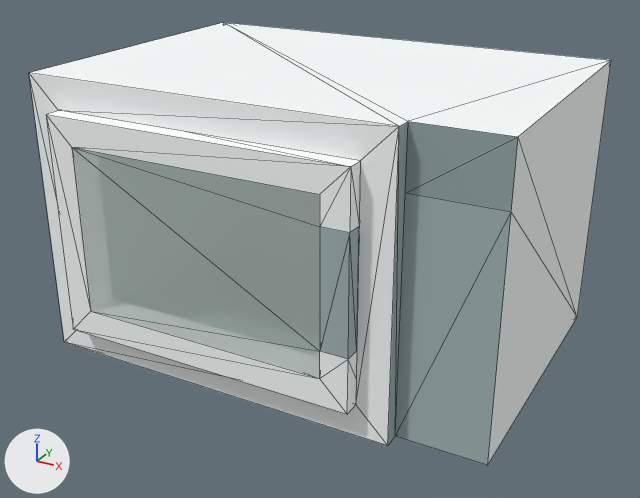
Two versions of the glTF model assets/props/furniture/kitchenMicrowave.glb, one commit apart.
Camera for both pictures: a camera (50 mm lens) standing at (0.398, -0.371, 0.294) and looking at (0.144, 0.091, 0.063). The lights are fixed; the arrows at lower left show +X, +Y and +Z. The older version comes first. Mesh edges are drawn as thin lines. Where no turn or scale is listed for an object, it has been applied to the vertices. Vertices at exactly the same position are counted once.

In view in the first picture: 'Group', 'kitchenMicrowave(Clone)'.
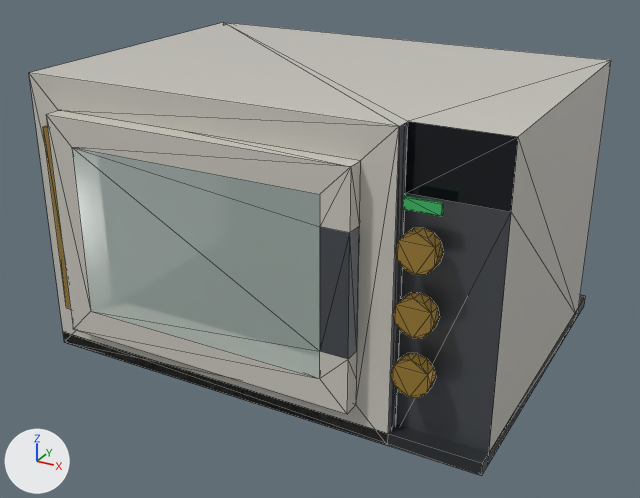
Diff of the bpy script that builds the scene:
```diff
--- a/assets/props/furniture/kitchenMicrowave.glb.py
+++ b/assets/props/furniture/kitchenMicrowave.glb.py
@@ mat_porcelain_011 @@
+mat_porcelain_011 = principled_material('porcelain.011')
+mat_porcelain_011.base_color = (0.62, 0.6, 0.54)  # light grey #cecbc2
+mat_porcelain_011.roughness = 0.18
@@ mat_gunmetal_011 @@
+mat_gunmetal_011 = principled_material('gunmetal.011')
+mat_gunmetal_011.base_color = (0.1, 0.11, 0.125)  # dark grey #595d63
+mat_gunmetal_011.metallic = 0.5
+mat_gunmetal_011.roughness = 0.45
@@ mat_screen_011 @@
+mat_screen_011 = principled_material('screen.011')
+mat_screen_011.base_color = (0.008, 0.01, 0.014)  # black #16191f
+mat_screen_011.metallic = 0.2
+mat_screen_011.roughness = 0.08
@@ me_mesh_kitchenmicrowave @@
-me_mesh_kitchenmicrowave.from_pydata(...)  # 54 vertices, 104 faces; spans x 0.0..0.29, y 0.0..0.22, z 0.0..0.18
+me_mesh_kitchenmicrowave.from_pydata(...)  # 155 vertices, 278 faces; spans x 0.0..0.29, y -0.006..0.22, z 0.0..0.18
+# me_mesh_kitchenmicrowave part 1: a new loose piece, a 12-sided cylinder along y spanning x 0.239..0.261, y -0.006..0.002, z 0.039..0.061, in mat_brass_011 (orange #c49e4b)
+# me_mesh_kitchenmicrowave part 2: a new loose piece, a 12-sided cylinder along y spanning x 0.239..0.261, y -0.006..0.002, z 0.074..0.096, in mat_brass_011 (orange #c49e4b)
+# me_mesh_kitchenmicrowave part 3: a new loose piece, a 12-sided cylinder along y spanning x 0.239..0.261, y -0.006..0.002, z 0.109..0.131, in mat_brass_011 (orange #c49e4b)
+# me_mesh_kitchenmicrowave part 4: a new loose piece, a box spanning x 0.01..0.016, y -0.004..0.0, z 0.03..0.15, in mat_brass_011 (orange #c49e4b)
+# me_mesh_kitchenmicrowave part 5: a new loose piece, a box spanning x 0.24..0.26, y -0.0012..0.001, z 0.14..0.146, in mat_glow_011 (green #3fbc69)
+# me_mesh_kitchenmicrowave part 6
+# 3 faces are deleted
+# 13 vertices are added at x 0.0..0.29, y 0.0..0.22, z 0.0..0.18
+# 9 new faces join them, mat_gunmetal_011 (dark grey #595d63)
+# 12 new faces join them, mat_gunmetaldark_011 (dark grey #383c3f)
+# me_mesh_kitchenmicrowave part 7: 56 faces spanning x 0.0..0.29, y 0.0..0.22, z 0.0..0.18 switch from mat_metalmedium (grey #a4b6b6) to mat_gunmetal_011 (dark grey #595d63)
+# me_mesh_kitchenmicrowave part 8: 21 faces spanning x 0.0..0.29, y 0.0..0.2, z 0.0..0.18 switch from mat_carpetwhite (white #fcffff) to mat_porcelain_011 (light grey #cecbc2)
+# me_mesh_kitchenmicrowave part 9: 24 faces spanning x 0.058..0.29, y 0.01..0.14, z 0.02..0.18 switch from mat_metaldark (grey #96a7a7) to mat_screen_011 (black #16191f)
+me_mesh_kitchenmicrowave.materials.append(mat_gunmetaldark_011)  # dark grey #383c3f
+me_mesh_kitchenmicrowave.materials.append(mat_brass_011)  # orange #c49e4b
+me_mesh_kitchenmicrowave.materials.append(mat_glow_011)  # green #3fbc69
@@ me_mesh_group_389 @@
 me_mesh_group_389.from_pydata(...)  # 22 vertices, 48 faces; spans x 0.0..0.196, y -0.01..0.01, z 0.0..0.14
+# me_mesh_group_389 part 10: all 40 faces that had it switch from mat_carpetwhite (white #fcffff) to mat_porcelain_011 (light grey #cecbc2)
+# me_mesh_group_389 part 11: all 4 faces that had it switch from mat_metalmedium (grey #a4b6b6) to mat_gunmetal_011 (dark grey #595d63)
 me_mesh_group_389.materials.append(mat_glass)
```

Changed parts and their boxes (x1, y1, x2, y2) in the pictures (640 x 498 px):
'kitchenMicrowave(Clone)', reshaped
    before: (29, 22, 611, 465)
    after: (29, 22, 611, 476)
part 1 of me_mesh_kitchenmicrowave, added (orange)
    after: (391, 353, 436, 398)
part 2 of me_mesh_kitchenmicrowave, added (orange)
    after: (393, 293, 440, 338)
part 3 of me_mesh_kitchenmicrowave, added (orange)
    after: (395, 228, 444, 275)
part 4 of me_mesh_kitchenmicrowave, added (orange)
    after: (43, 125, 71, 309)
part 5 of me_mesh_kitchenmicrowave, added (green)
    after: (403, 196, 444, 216)
part 6 of me_mesh_kitchenmicrowave, built on
    before: (388, 122, 408, 445)
    after: (63, 123, 586, 476)
part 7 of me_mesh_kitchenmicrowave, recoloured (grey to dark grey)
    before: (395, 193, 511, 465)
    after: (396, 122, 511, 453)
part 8 of me_mesh_kitchenmicrowave, recoloured (white to light grey)
    both: (29, 22, 611, 463)
part 9 of me_mesh_kitchenmicrowave, recoloured (grey to black)
    both: (405, 121, 518, 212)
part 10 of me_mesh_group_389, recoloured
    both: (46, 111, 360, 414)
part 11 of me_mesh_group_389, recoloured
    both: (320, 227, 359, 359)
